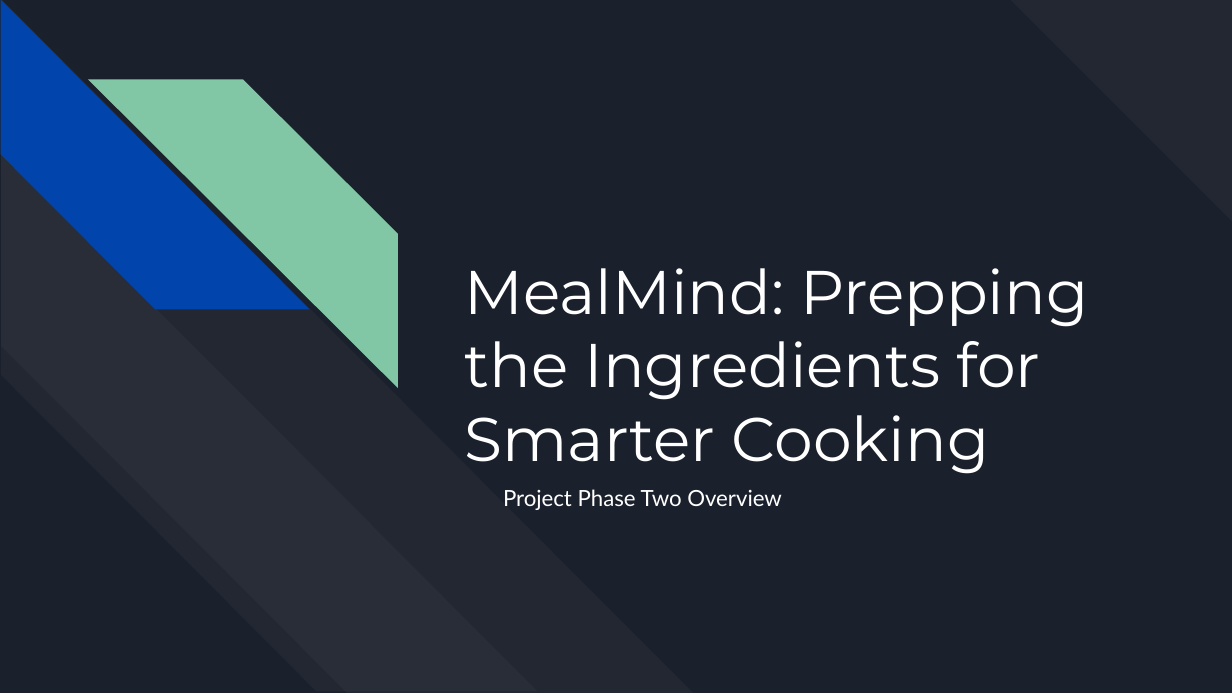
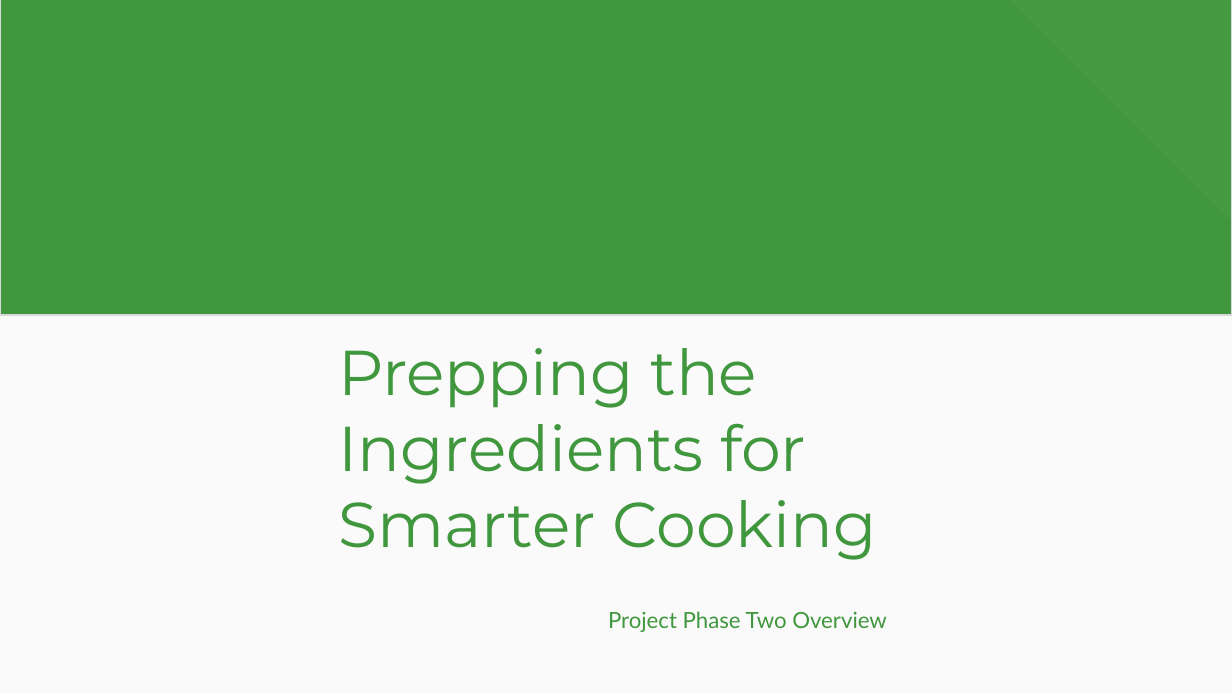
Before and after one commit to shippadam25/MealMind, a slide deck: slide 1 of Documents/Phase 2/ProjectPhase2.pptx. Drawn at 1232x693 pixels with LibreOffice and Linux fonts; fonts in the diff are those of the drawing; background and template pictures are left out. Boxes give left, top, right and bottom in pixels: in the first picture for what was removed or moved away, otherwise in the second. Text is boxed around its words. In the diff, an @@ line names an element or a change of style, - is before the commit and + after.

```diff
--- a/Documents/Phase 2/ProjectPhase2.pptx
+++ b/Documents/Phase 2/ProjectPhase2.pptx
@@ background #1B212C to #FAFAFA @@
@@ rectangle added at [0, 0, 1232, 315], fill #41973E, outline #D9D9D9 0.75 pt @@
@@ group removed at [0, 1, 694, 692]: 4 diag stripes @@
@@ title at [338, 348, 877, 560]: text changed; size 36 to 37 pt; text colour #FFFFFF to #41973E @@
-MealMind: Prepping the Ingredients for Smarter Cooking
+Prepping the Ingredients for Smarter Cooking
@@ subtitle "Project Phase Two Overview": place and size @@
-subtitle "Project Phase Two Overview" at [503, 489, 782, 510]
+subtitle "Project Phase Two Overview" at [608, 611, 887, 632]
@@ subtitle "Project Phase Two Overview" at [608, 611, 887, 632]: text colour #FFFFFF to #41973E @@
```
Also in this commit, not shown: 9 other slides changed, 8 other files.
